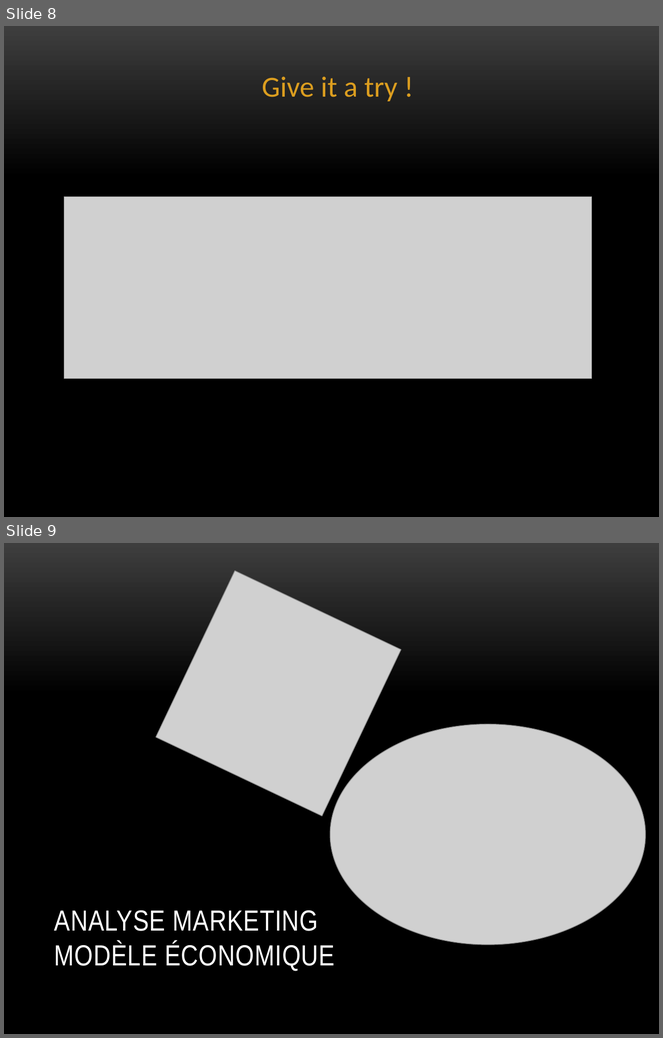
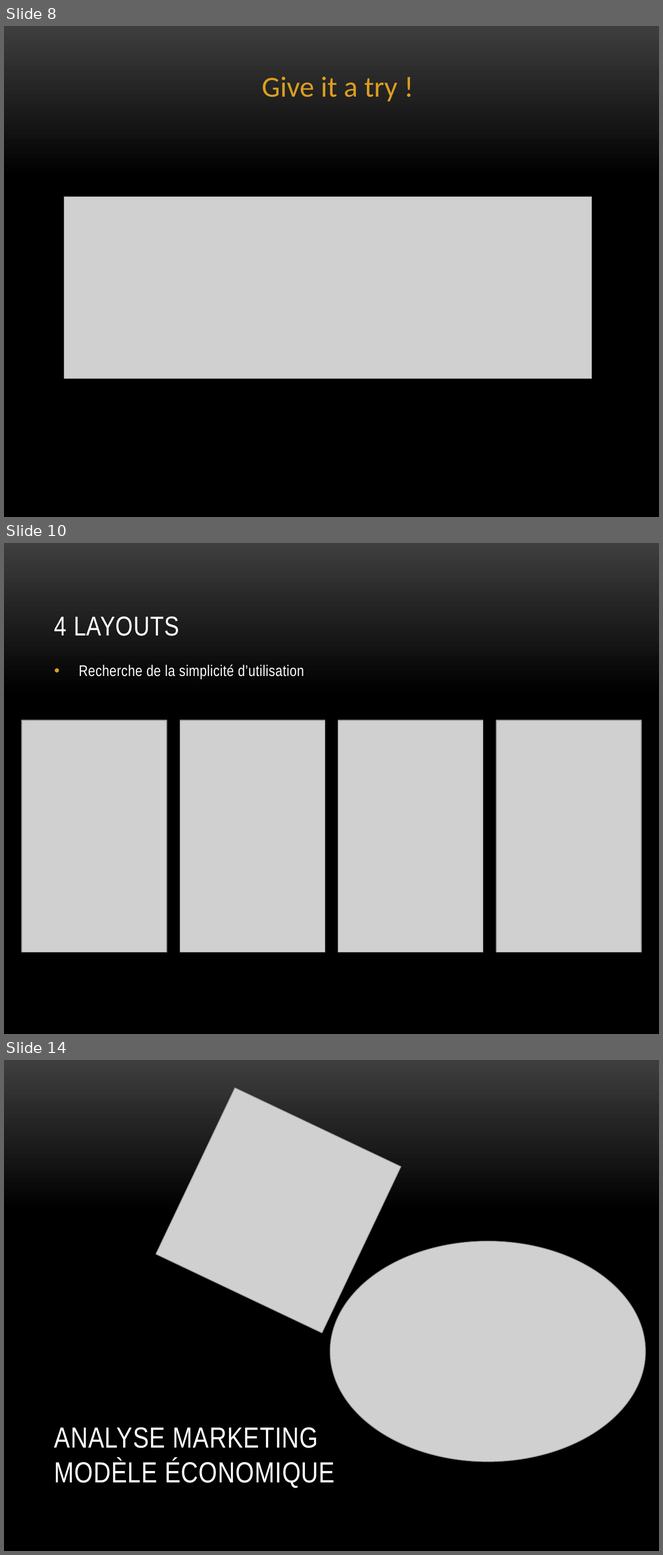
Before and after one commit to Cysios/eze2chooz, a slide deck: Livrables/Présentation Finale.pptx. Shown one above the other, each under a label of ours: slides 8 and 9 before the commit, slides 8, 10 and 14 after it; the slides between them are not shown. The pictures are 663x1038 and 663x1555 pixels, drawn with LibreOffice and Linux fonts; fonts in the diff are those of the drawing; grey boxes stand for pictures; background and template pictures are left out. Boxes give left, top, right and bottom in pixels: in the first picture for what was removed or moved away, otherwise in the second. Text is boxed around its words. In the diff, an @@ line names an element or a change of style, - is before the commit and + after.

```diff
--- a/Livrables/Présentation Finale.pptx
+++ b/Livrables/Présentation Finale.pptx
@@ slide 10 added at (4,543,659,1034), background picture (left out) @@
@@ title added at (54,616,179,636), 30 pt, text #FFFFFF @@
+4 LAYOUTS
@@ text added at (79,665,304,679), 17 pt, text #FFFFFF @@
+• Recherche de la simplicité d’utilisation
@@ group added at (22,720,642,953): 4 pictures @@
@@ what was slide 9 is now slide 14 @@
```
Also in this commit, not shown: 2 slides changed, 4 other slides added.
